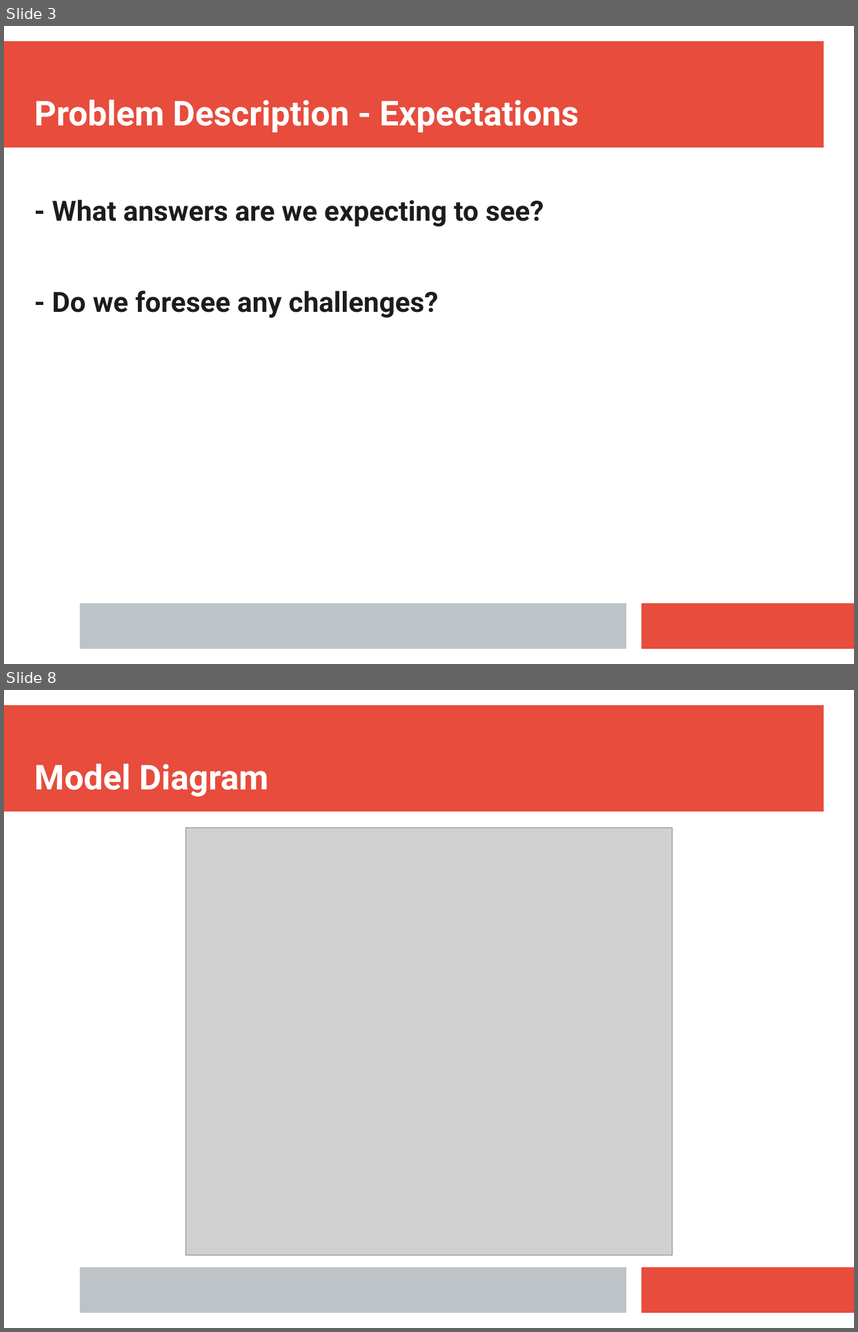
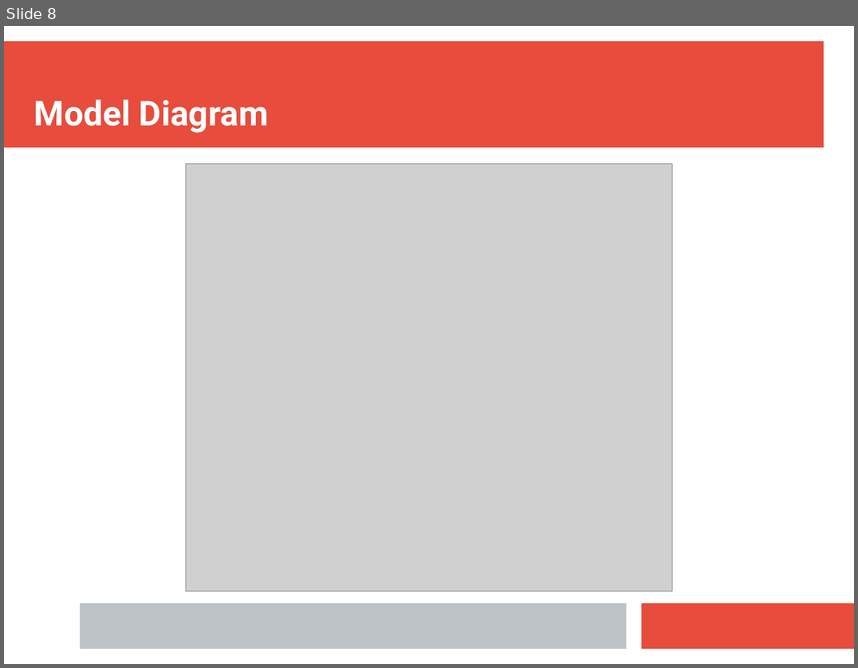
Before and after one commit to tim-kirkbride/BayesianAssignment, a slide deck: Presentation.pptx. Shown one above the other, each under a label of ours: slides 3 and 8 before the commit, slide 8 after it; the slides between them are not shown. The pictures are 858x1332 and 858x668 pixels, drawn with LibreOffice and Linux fonts; fonts in the diff are those of the drawing; grey boxes stand for pictures. Boxes give left, top, right and bottom in pixels: in the first picture for what was removed or moved away, otherwise in the second. Text is boxed around its words. In the diff, an @@ line names an element or a change of style, - is before the commit and + after.

```diff
--- a/Presentation.pptx
+++ b/Presentation.pptx
@@ slide 3 removed at (4,26,854,664), background #FFFFFF; not listed: 3 template elements that a slide beside it also shows @@
@@ text removed at (34,99,579,132) @@
-Problem Description - Expectations
@@ text removed at (52,199,544,318) @@
-- What answers are we expecting to see?
-- Do we foresee any challenges?
```
Also in this commit, not shown: 2 slides changed, 5 slides added, 4 other slides removed.
